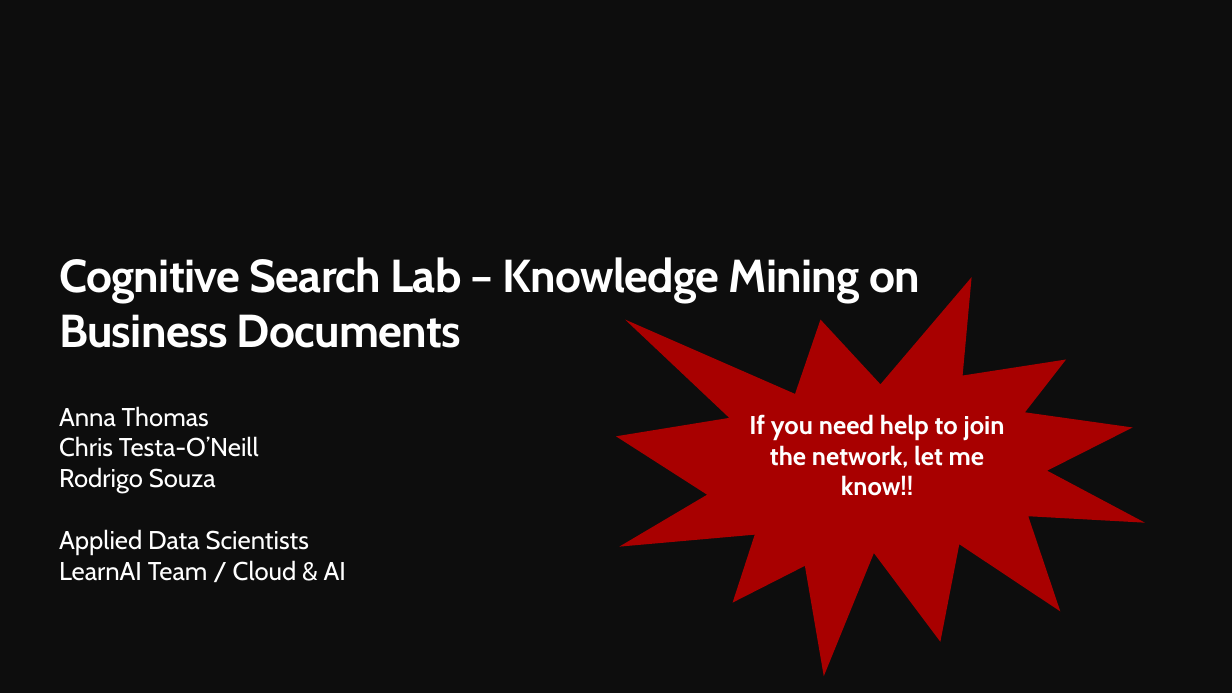
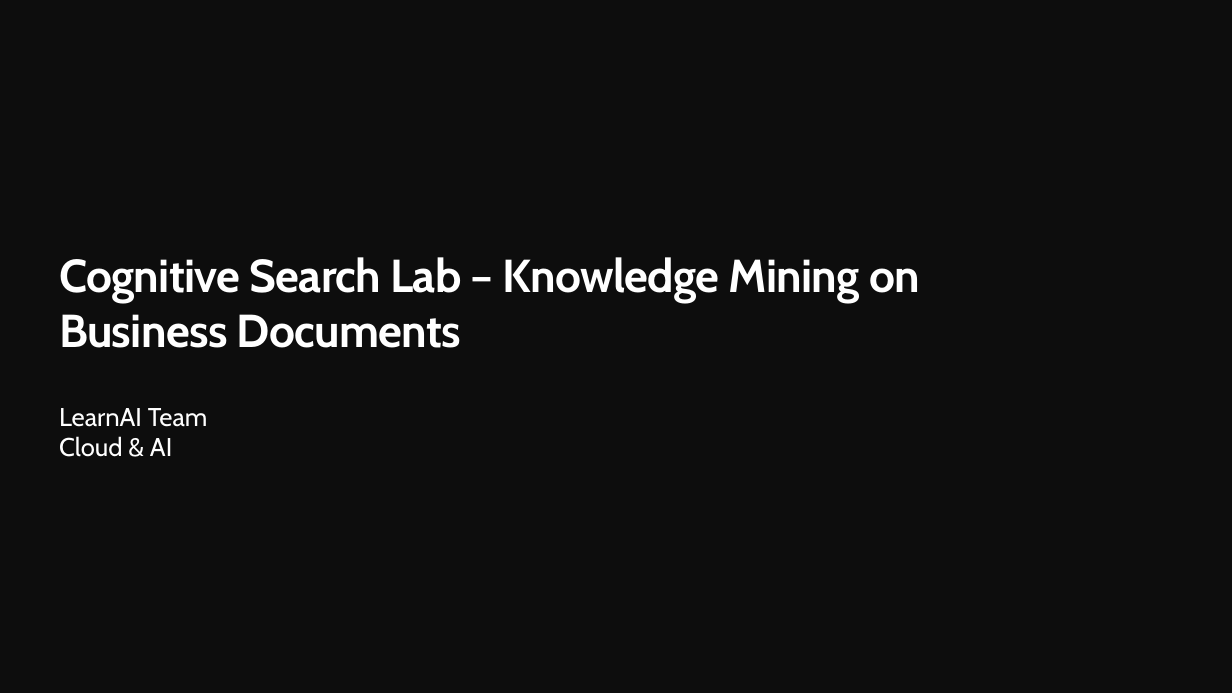
Before and after one commit to sandy366/LearnAI-KnowledgeMiningBootcamp, a slide deck: slide 1 of resources/instructor-notes/KMB-Opening.pptx. Drawn at 1232x693 pixels with LibreOffice and Linux fonts; fonts in the diff are those of the drawing; background and template pictures are left out. Boxes give left, top, right and bottom in pixels: in the first picture for what was removed or moved away, otherwise in the second. Text is boxed around its words. In the diff, an @@ line names an element or a change of style, - is before the commit and + after.

```diff
--- a/resources/instructor-notes/KMB-Opening.pptx
+++ b/resources/instructor-notes/KMB-Opening.pptx
@@ irregular seal removed at (x1=616, y1=277, x2=1145, y2=677) @@
-If you need help to join the network, let me know!!
@@ text at (x1=59, y1=408, x2=208, y2=457): text changed @@
-Anna Thomas
-Chris Testa-O’Neill
-Rodrigo Souza
-Applied Data Scientists
-LearnAI Team / Cloud & AI
+LearnAI Team
+Cloud & AI
```
Also in this commit, not shown: 1 other slide changed.
